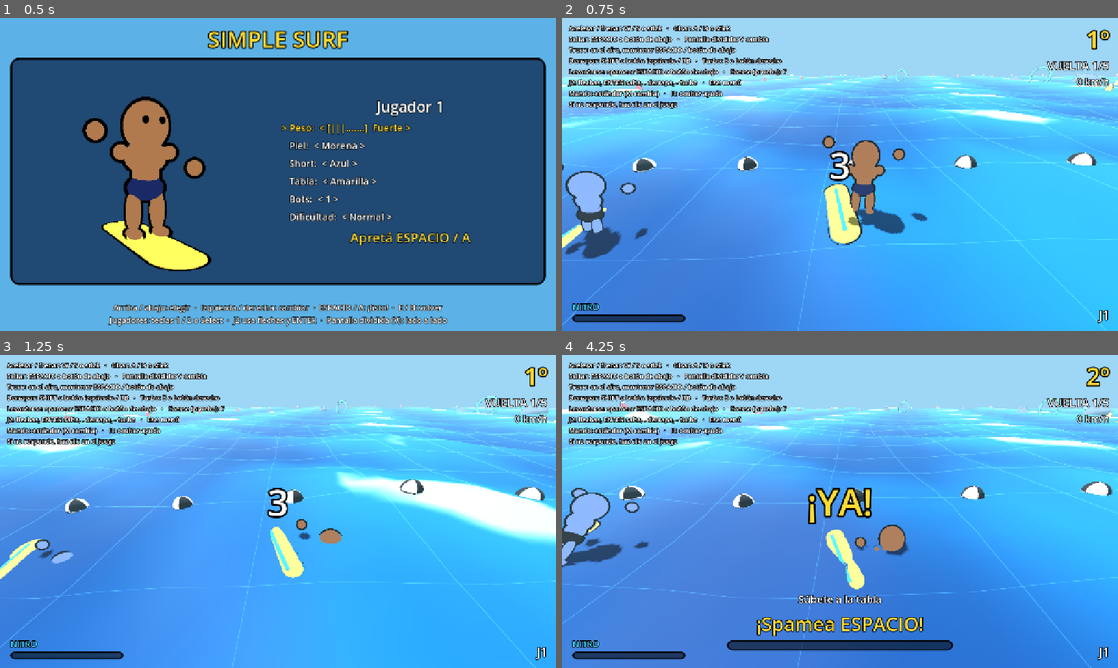
Above: before the commit, frames 1-4 (two rows, left to right).
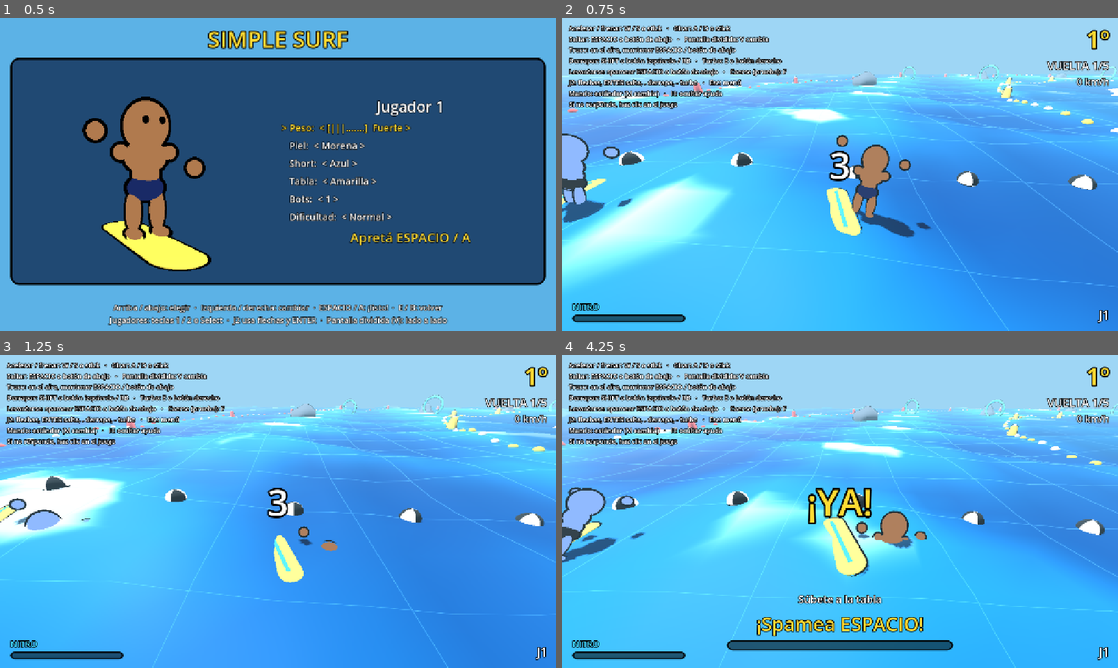
Above: after the commit, the same moments.

Repository: asimplesurfer/simplesurf
Game: Godot game, scene res://ui/menus/character_select.tscn
The game is run twice, just before and just after one commit, with the same random seed, the same clock (stepped at 60 frames per second) and the same inputs.
Inputs (mouse positions are in pixels of both pictures, inside the frame that each line leads up to):
- Up to frame 1 (0.5 s): no input
- Up to frame 2 (0.75 s): tap Enter at 0.5 s; move the mouse to (962, 158) at 0.52 s; hold D (p1_right) from 0.53 s (still down); hold Space (p1_a) from 0.53 s (still down); click (962, 158) at 0.67 s
- Up to frame 3 (1.25 s): keep holding D (p1_right); keep holding Space (p1_a)
- Up to frame 4 (4.25 s): release D (p1_right) at 1.25 s; release Space (p1_a) at 1.25 s; drag from (728, 527) to (812, 574) at 1.27 s; move the mouse to (895, 442) at 2.02 s; hold D (p1_right) 2.03-2.75 s; tap Shift (p1_drift) at 2.1 s; drag from (812, 574) to (673, 464) at 2.77 s; move the mouse to (1006, 558) at 3.52 s; hold A (p1_left) from 3.53 s (still down); tap J at 3.6 s

Frame 1 is identical in both runs. In frame 2, 62% of the frame differs, in the area x 0-100%, y 14-100%; in frame 3, 59%; in frame 4, 65%, in the area x 0-100%, y 3-100%.

Commit message:
Pista más angosta con corcheras; derrape que deja ver al surfista
- Pista de 40 m de ancho (antes 72) y circuito un poco más chico
- Bordes con corcheras continuas (flotadores cada 2 m, amarillo/blanco
  adentro y rojo/blanco afuera) y boyas grandes cada 24 m
- El agua fuera de la pista se ve más oscura
- Las corcheras de adentro y de afuera no dejan salir de la pista
- Menos rocas para el ancho nuevo; bots ajustados al ancho
- Cortina del derrape más baja y transparente en el medio (la cámara
  está detrás y antes tapaba al surfista)

Co-Authored-By: Claude Opus 5.5 <noreply@anthropic.com>
Claude-Session: https://claude.ai/code/session_0158oNfJa2g5qsqyuATh8Mjh

Diff:
--- a/ai/ai_controller.gd
+++ b/ai/ai_controller.gd
@@ -148,14 +148,16 @@
 ## Desvío lateral del camino actual en ese ángulo.
 func path_lateral(angle: float, lane: float) -> float:
 	var p: Dictionary = PATHS[path_index]
-	var lat: float = -lane + p.base + p.amp * sin(p.waves * angle + _path_phase)
+	# Los valores de PATHS están pensados para una pista de 30 m de mitad útil.
+	var k := lane / 30.0
+	var lat: float = -lane + p.base * k + p.amp * k * sin(p.waves * angle + _path_phase)
 	return clampf(lat, -lane + 2.0, lane - 2.0)
 
 
 ## Decide a qué desvío lateral apuntar.
 func _think(angle: float, lateral: float) -> void:
 	var track := course.track
-	var lane := track.half_width - 6.0
+	var lane := track.half_width - 3.0
 	_noise = _rng.randf_range(-1.0, 1.0) * difficulty.steer_noise * 4.0
 
 	# Cada vuelta, otro camino (así no van siempre por el mismo lado).
--- a/effects/drift_spray.gd
+++ b/effects/drift_spray.gd
@@ -12,7 +12,7 @@
 ## Apertura a cada lado (grados). Igual que RiderStats.drift_cone_half_angle.
 @export var half_angle: float = 30.0
 ## Altura máxima de la cortina (m).
-@export var height: float = 2.4
+@export var height: float = 1.4
 
 var _sheet: MeshInstance3D
 var _sheet_material := ShaderMaterial.new()
--- a/effects/shaders/spray_sheet.gdshader
+++ b/effects/shaders/spray_sheet.gdshader
@@ -20,6 +20,9 @@
 	// Se va rompiendo más hacia la punta.
 	float breakup = smoothstep(0.15 + 0.55 * s, 0.35 + 0.55 * s, streaks * 0.7 + spots * 0.5);
 	float a = side * along * mix(0.5, 1.0, streaks) * mix(1.0, breakup, 0.75);
+	// Más transparente en el medio, para ver al surfista a través del agua
+	// (la cámara está detrás); los bordes del abanico se ven más.
+	a *= mix(0.3, 1.0, smoothstep(0.1, 0.7, t));
 	ALBEDO = color * (0.88 + 0.12 * spots);
 	ALPHA = clamp(a * intensity * 1.5, 0.0, 0.95);
 }
--- a/world/course.gd
+++ b/world/course.gd
@@ -5,10 +5,13 @@
 ## velocidad y las rocas, y cada frame aplica los choques y los límites.
 
 @export var island_radius: float = 45.0
-@export var track_radius: float = 95.0
-@export var half_width: float = 36.0
+@export var track_radius: float = 82.0
+## Mitad del ancho de la pista (m): la pista mide el doble.
+@export var half_width: float = 20.0
 @export var ring_count: int = 10
-@export var rock_count: int = 18
+@export var rock_count: int = 12
+## Separación entre flotadores de las corcheras (m).
+@export var float_spacing: float = 2.2
 @export var layout_seed: int = 42
 ## Zona sin obstáculos alrededor de la salida (ángulos, en radianes).
 @export var start_clear_from: float = -0.12
@@ -25,6 +28,8 @@
 var rocks: Array[Rock] = []
 
 var _buoys: Array[Node3D] = []
+## Corcheras: flotadores (MultiMesh) que marcan los bordes de la pista.
+var _ropes: Array[MultiMeshInstance3D] = []
 var _water: Water
 var _time: float = 0.0
 
@@ -41,6 +46,7 @@
 
 	if _water:
 		_water.set_island(track.center, island_radius + 2.0)
+		_water.set_track(track.center, inner_limit(), outer_limit())
 	_build_buoys()
 	_build_finish_line()
 	_place_rings_and_rocks()
@@ -51,14 +57,26 @@
 	return island_radius + 2.0
 
 
+## Borde de afuera de la pista (corchera de afuera).
 func outer_limit() -> float:
-	return track_radius + half_width + 3.0
+	return track_radius + half_width
+
+
+## Borde de adentro de la pista (corchera de adentro, del lado de la isla).
+func inner_limit() -> float:
+	return track_radius - half_width
 
 
 func _process(delta: float) -> void:
 	_time += delta
 	for b in _buoys:
 		b.position.y = _water_height(b.position.x, b.position.z)
+	for rope in _ropes:
+		var mm := rope.multimesh
+		for i in mm.instance_count:
+			var xf := mm.get_instance_transform(i)
+			xf.origin.y = _water_height(xf.origin.x, xf.origin.z) + 0.05
+			mm.set_instance_transform(i, xf)
 	for ring in rings:
 		ring.position.y = _water_height(ring.position.x, ring.position.z) + ring.radius * 0.8
 
@@ -72,18 +90,21 @@
 	var flat := Vector2(rider.position.x, rider.position.z) - track.center
 	var r := flat.length()
 
-	if bounds_enabled and r > outer_limit():
-		var p := track.center + flat.normalized() * outer_limit()
-		rider.position.x = p.x
-		rider.position.z = p.y
-		rider.speed *= 0.97
-
-	if not hazards_enabled:
-		return
-
-	if r < island_crash_radius() and not rider.is_fallen():
+	if hazards_enabled and r < island_crash_radius() and not rider.is_fallen():
 		var safe := track.center + flat.normalized() * (island_crash_radius() + 2.0)
 		_crash(rider, Vector3(safe.x, rider.position.y, safe.y))
+		return
+
+	# Las corcheras no dejan salir de la pista (ni hacia afuera ni hacia la isla).
+	if bounds_enabled:
+		var limit := clampf(r, inner_limit() + 0.6, outer_limit() - 0.6)
+		if limit != r and r > island_crash_radius():
+			var p := track.center + flat.normalized() * limit
+			rider.position.x = p.x
+			rider.position.z = p.y
+			rider.speed *= 0.97
+
+	if not hazards_enabled:
 		return
 
 	for rock in rocks:
@@ -121,19 +142,55 @@
 	return angle > start_clear_from and angle < start_clear_to
 
 
+## Bordes de la pista: una corchera continua a cada lado (flotadores cada
+## pocos metros, de dos colores) y boyas grandes cada tanto para verlas de lejos.
 func _build_buoys() -> void:
-	var inner_r := track_radius - half_width - 1.0
-	var outer_r := track_radius + half_width + 1.0
-	_add_buoy_circle(inner_r, Color(1.0, 0.82, 0.2), 16.0)
-	_add_buoy_circle(outer_r, Color(0.95, 0.28, 0.25), 16.0)
+	var yellow := Color(1.0, 0.82, 0.2)
+	var red := Color(0.95, 0.28, 0.25)
+	_add_rope(inner_limit(), yellow)
+	_add_rope(outer_limit(), red)
+	_add_buoy_circle(inner_limit(), yellow, 24.0)
+	_add_buoy_circle(outer_limit(), red, 24.0)
+
+
+## Corchera: muchos flotadores chicos alternando color y blanco.
+func _add_rope(r: float, color: Color) -> void:
+	var count := int(TAU * r / float_spacing)
+	var mesh := SphereMesh.new()
+	mesh.radius = 0.3
+	mesh.height = 0.45
+	mesh.radial_segments = 8
+	mesh.rings = 4
+	var mat := StandardMaterial3D.new()
+	mat.vertex_color_use_as_albedo = true
+	mat.diffuse_mode = BaseMaterial3D.DIFFUSE_TOON
+	mat.roughness = 0.8
+	mesh.material = mat
+	var mm := MultiMesh.new()
+	mm.transform_format = MultiMesh.TRANSFORM_3D
+	mm.use_colors = true
+	mm.mesh = mesh
+	mm.instance_count = count
+	for i in count:
+		var a := TAU * i / count
+		var p := track.position_at(a, r - track_radius)
+		mm.set_instance_transform(i, Transform3D(Basis.IDENTITY, p))
+		mm.set_instance_color(i, color if (i / 2) % 2 == 0 else Color(0.97, 0.97, 0.97))
+	var mmi := MultiMeshInstance3D.new()
+	mmi.name = "Rope"
+	mmi.multimesh = mm
+	mmi.cast_shadow = GeometryInstance3D.SHADOW_CASTING_SETTING_OFF
+	mmi.extra_cull_margin = 4.0
+	add_child(mmi)
+	_ropes.append(mmi)
 
 
 func _add_buoy_circle(r: float, color: Color, spacing: float) -> void:
 	var count := int(TAU * r / spacing)
 	var base_mesh := CylinderMesh.new()
-	base_mesh.top_radius = 0.3
-	base_mesh.bottom_radius = 0.5
-	base_mesh.height = 1.0
+	base_mesh.top_radius = 0.35
+	base_mesh.bottom_radius = 0.6
+	base_mesh.height = 1.6
 	base_mesh.material = ToonMaterial.make(color, 0.04)
 	var top_mesh := SphereMesh.new()
 	top_mesh.radius = 0.25
@@ -146,11 +203,11 @@
 		buoy.position = p
 		var base := MeshInstance3D.new()
 		base.mesh = base_mesh
-		base.position.y = 0.25
+		base.position.y = 0.4
 		buoy.add_child(base)
 		var top := MeshInstance3D.new()
 		top.mesh = top_mesh
-		top.position.y = 0.85
+		top.position.y = 1.2
 		buoy.add_child(top)
 		add_child(buoy)
 		_buoys.append(buoy)
@@ -202,7 +259,7 @@
 func _place_rings_and_rocks() -> void:
 	var rng := RandomNumberGenerator.new()
 	rng.seed = layout_seed
-	var lane := half_width - 7.0
+	var lane := half_width - 5.0
 
 	for i in ring_count:
 		var angle := TAU * (i + 0.5) / ring_count + rng.randf_range(-0.15, 0.15)
--- a/world/water/water.gd
+++ b/world/water/water.gd
@@ -145,6 +145,11 @@
 	return smoothstep(island.z + 4.0, island.z + 28.0, d)
 
 
+## Pista (anillo): el agua de afuera se ve más oscura, para que se note el borde.
+func set_track(center: Vector2, inner: float, outer: float) -> void:
+	_material.set_shader_parameter("track_band", Vector4(center.x, center.y, inner, outer))
+
+
 func set_island(center: Vector2, radius: float) -> void:
 	island = Vector3(center.x, center.y, radius)
 	_material.set_shader_parameter("island", island)
--- a/world/water/water.gdshader
+++ b/world/water/water.gdshader
@@ -21,6 +21,9 @@
 uniform vec4 swell_a7; uniform vec4 swell_b7;
 // Isla (x, z, radio): las olas grandes se apagan cerca de la orilla. Radio 0 = sin isla.
 uniform vec3 island = vec3(0.0);
+// Pista (centro x, centro z, radio de adentro, radio de afuera). 0 = sin pista.
+uniform vec4 track_band = vec4(0.0);
+uniform vec3 outside_color : source_color = vec3(0.02, 0.17, 0.34);
 
 uniform vec3 deep_color : source_color = vec3(0.02, 0.24, 0.48);
 uniform vec3 shallow_color : source_color = vec3(0.08, 0.48, 0.7);
@@ -130,6 +133,15 @@
 	float fade = 1.0 - smoothstep(grid_fade_distance * 0.5, grid_fade_distance, distance(v_world, CAMERA_POSITION_WORLD));
 	col = mix(col, grid_color, line * grid_strength * fade);
 
+	// Fuera de la pista, el agua más oscura (con un borde suave).
+	if (track_band.w > 0.0) {
+		float d = distance(v_world.xz, track_band.xy);
+		float out_inner = 1.0 - smoothstep(track_band.z - 3.0, track_band.z - 0.5, d);
+		float out_outer = smoothstep(track_band.w + 0.5, track_band.w + 3.0, d);
+		float outside = max(out_inner, out_outer);
+		col = mix(col, outside_color, outside * 0.55);
+	}
+
 	ALBEDO = col;
 	ROUGHNESS = 0.55;
 	SPECULAR = 0.2;
